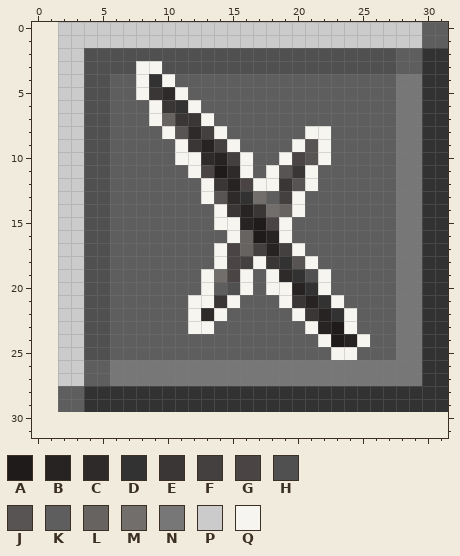
Edited in one commit: pixel-art sprite (Content/UI/CursedTechniqueMenu/Vessel/c2.png). The first picture shows the starting point.
The file is 30x30 pixels. Colours within 5 levels of each other are drawn and written as one. The old version is drawn lined up with the new one, on the new canvas.
Palette (. is transparent): A #201b1b  B #282323  C #2f2a2a  D #323232  E #3a3635  F #44403f  G #4a4544  H #505050  J #585453  K #5e5e5e  L #666361  M #716e6c  N #777777  P #cbcbcb  Q #f6f5f0
Pixels before, first column x 2:
 0 PPPPPPPPPPPPPPPPPPPPPPPPPPPPKK
 1 PPPPPPPPPPPPPPPPPPPPPPPPPPPPKK
 2 PPHHHHHHHHHHHHHHHHHHHHHHHHKKDD
 3 PPHHHHQQHHHHHHHHHHHHHHHHHHKKDD
 4 PPHHKKQDQKKKKKKKKKKKKKKKKKNNDD
 5 PPHHKKQECQKKKKKKKKKKKKKKKKNNDD
 6 PPHHKKKQEDQKKKKKKKKKKKKKKKNNDD
 7 PPHHKKKQLEEQKKKKKKKKKKKKKKNNDD
 8 PPHHKKKKQJCFQKKKKKKQQKKKKKNNDD
 9 PPHHKKKKKQEBFQKKKKQJQKKKKKNNDD
10 PPHHKKKKKQQCBFQKKQGJQKKKKKNNDD
11 PPHHKKKKKKQGACQKQJEQKKKKKKNNDD
12 PPHHKKKKKKKQEBGQQEJQKKKKKKNNDD
13 PPHHKKKKKKKQJCDMKFQKKKKKKKNNDD
14 PPHHKKKKKKKKQEBEMLQKKKKKKKNNDD
15 PPHHKKKKKKKKQQBAGQKKKKKKKKNNDD
16 PPHHKKKKKKKKKQLABQKKKKKKKKNNDD
17 PPHHKKKKKKKKQGLFBFQKKKKKKKNNDD
18 PPHHKKKKKKKKQGFQEDJQKKKKKKNNDD
19 PPHHKKKKKKKQMGQKQCDHQKKKKKNNDD
20 PPHHKKKKKKKQKHQKQQBDQKKKKKNNDD
21 PPHHKKKKKKQQEQKKKQEBDQKKKKNNDD
22 PPHHKKKKKKQCQKKKKKQEBDQKKKNNDD
23 PPHHKKKKKKQQKKKKKKKQBAQKKKNNDD
24 PPHHKKKKKKKKKKKKKKKKQABQKKNNDD
25 PPHHKKKKKKKKKKKKKKKKKQQKKKNNDD
26 PPKKNNNNNNNNNNNNNNNNNNNNNNNNDD
27 PPKKNNNNNNNNNNNNNNNNNNNNNNNNDD
28 KKDDDDDDDDDDDDDDDDDDDDDDDDDDDD
29 KKDDDDDDDDDDDDDDDDDDDDDDDDDDDD
After the commit:
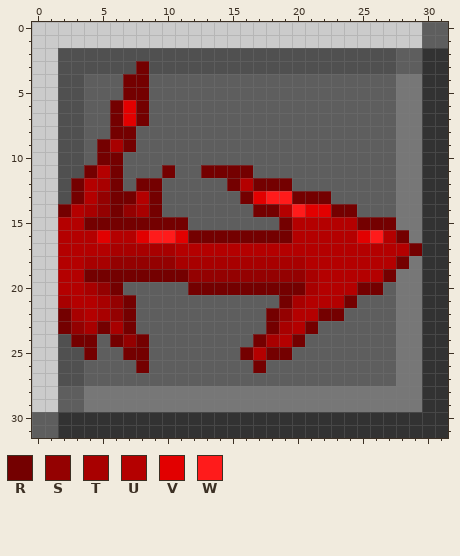
Colours new in this view: R #740000  S #940101  T #a80000  U #b40000  V #e20000  W #ff1b1b
Change:
canvas 30x30 -> 32x32, the old top-left corner now at 2,0
Changed rows in their new state; - is an unchanged pixel.
first column x 0:
 0 PP------------------------------
 1 PP------------------------------
 2 PPHH----------------------------
 3 PPHH----RH----------------------
 4 PPHHKK-RRKK---------------------
 5 PPHHKK-RRKKK--------------------
 6 PPHHKKRVRKKKK-------------------
 7 PPHHKKRVRKKKKK------------------
 8 PPHHKKRR--KKKKK------KK---------
 9 PPHHKRTR---KKKKK----KKK---------
10 PPHHKRR----KKKKKK--KKKK---------
11 PPHHRUR---R-KRRRR-KKKK----------
12 PPHRUTR-RR---KKRURRRKK----------
13 PPHRUSRRUR---KKKRVWWRRR---------
14 PPRUTSRSTR----KKKRRUWVVRR-------
15 PPUURRRRRRRR--KKKKKRUUUUURRR----
16 PPUUUVUUVWWVRRRRRRRRUUUUUVWUR---
17 PPUUUUTTTTTUUUUUUUUUUUUUUUUUUR--
18 PPUUTTSSSSSTTTTTTTTTTUUUUUUUR---
19 PPUURRRRRRRRSSSSSSSSSTUUUUUR----
20 PPUUTSR-----RRRRRRRRRTUUURR-----
21 PPTUUTSR----KKKK---RTUUUR-------
22 PPRTUTSR----KKK---RSUURRK-------
23 PPRSTRTR----KK----RTURKKK-------
24 PPHRRKRSR--------RTUR-KKKK------
25 PPHHRK-RR-------RURR---KK-------
26 PPHH--KKRKKKKKKKKRKKKKKKKKKK----
27 PPHH--KKKKKKKKKKKKKKKKKKKKKK----
28 PP--NNNNNNNNNNNNNNNNNNNNNNNNNN--
29 PP--NNNNNNNNNNNNNNNNNNNNNNNNNN--
30 KKDDDDDDDDDDDDDDDDDDDDDDDDDDDDDD
31 KKDDDDDDDDDDDDDDDDDDDDDDDDDDDDDD
Changed places in both pictures, as pixel boxes (x1, y1, x2, y2):
changed: (32, 22, 448, 438)
